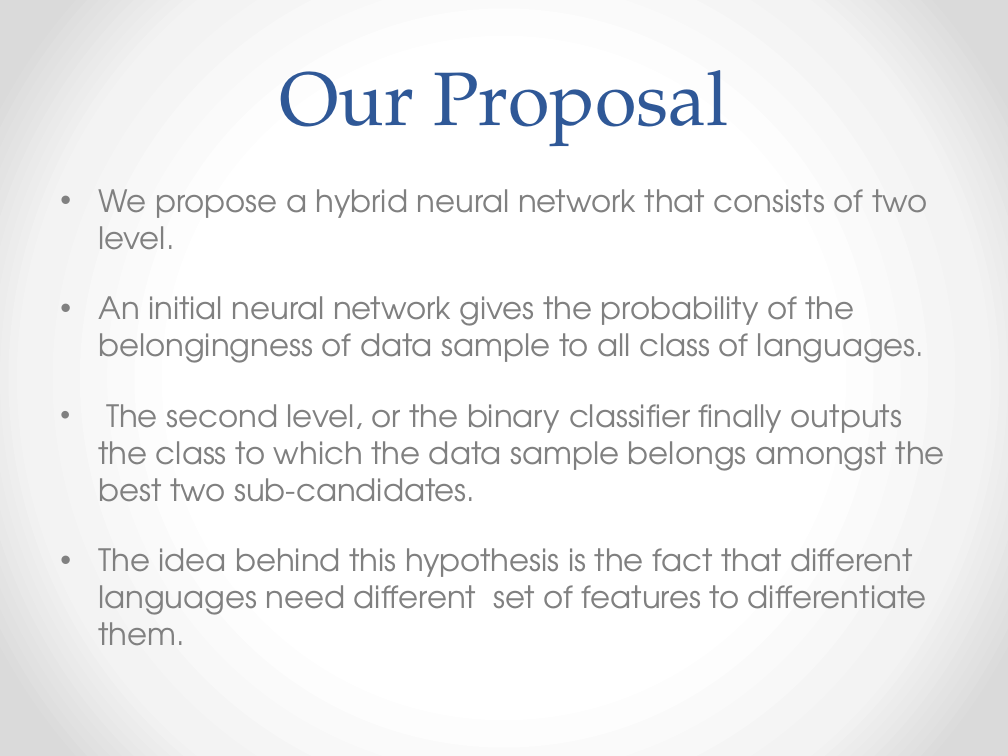
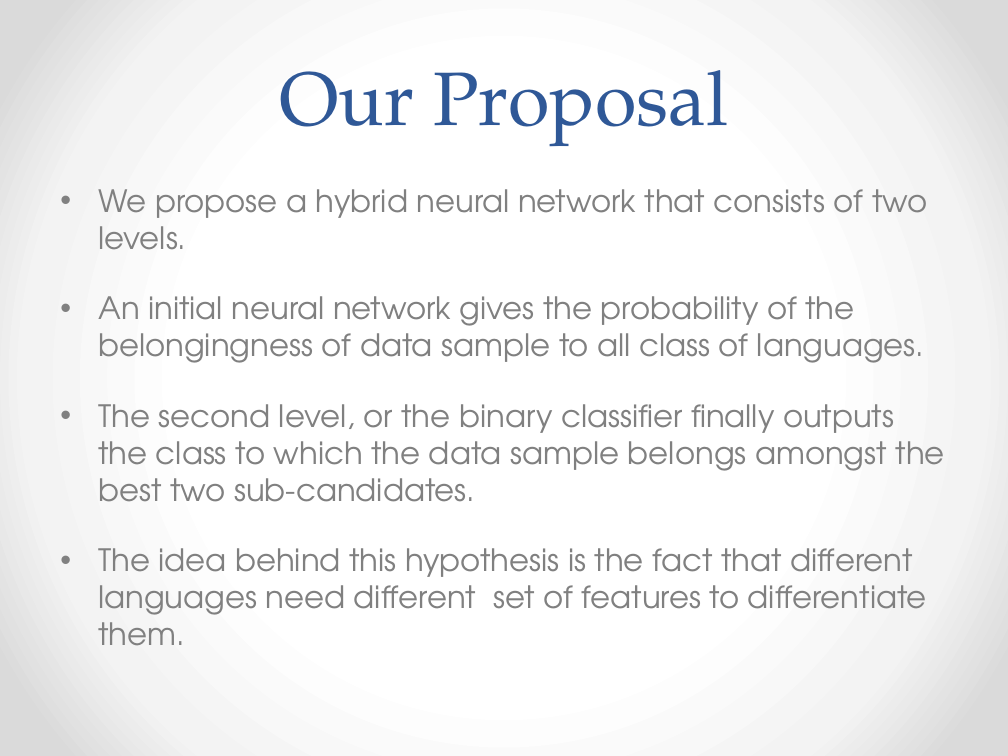
Before and after one commit to AudioExtractors/LanguageDetection, a slide deck: slide 5 of Docs/Presentation.pptx. Drawn at 1008x756 pixels with LibreOffice and Linux fonts; fonts in the diff are those of the drawing. Boxes give left, top, right and bottom in pixels: in the first picture for what was removed or moved away, otherwise in the second. Text is boxed around its words. In the diff, an @@ line names an element or a change of style, - is before the commit and + after.

```diff
--- a/Docs/Presentation.pptx
+++ b/Docs/Presentation.pptx
@@ text at bbox=[98, 189, 928, 250]: text changed @@
-• We propose a hybrid neural network that consists of two level.
+• We propose a hybrid neural network that consists of two levels.
```
Also in this commit, not shown: 6 other slides changed, 1 slide removed.
